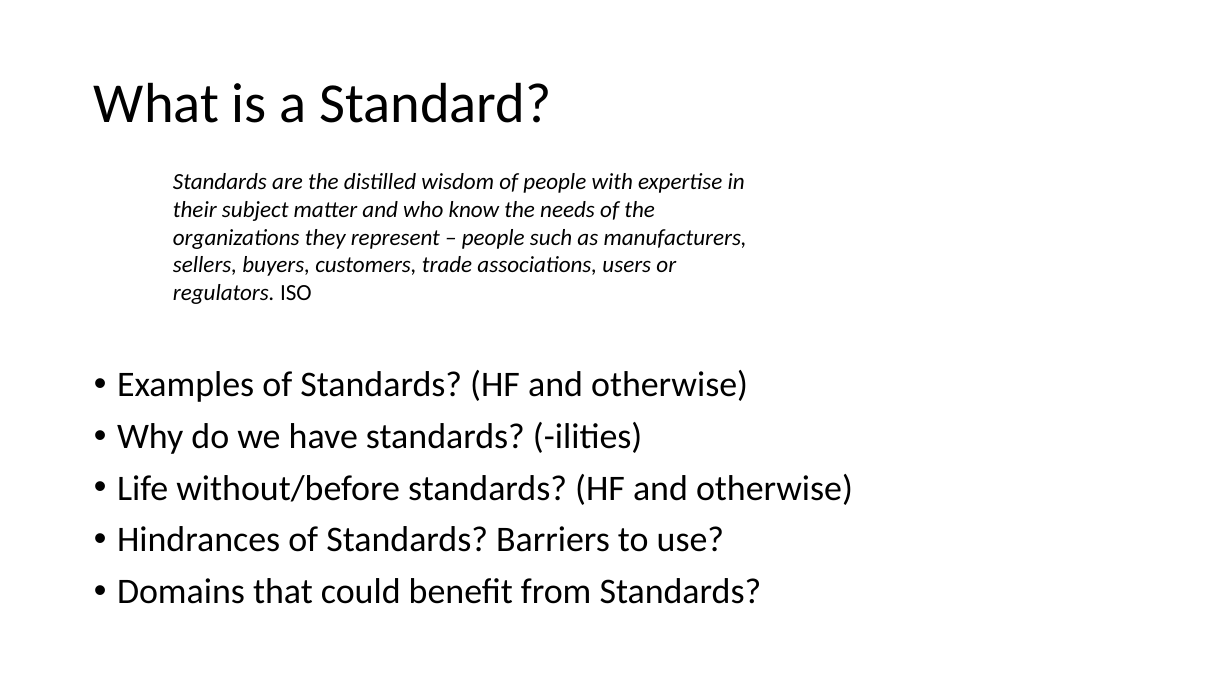
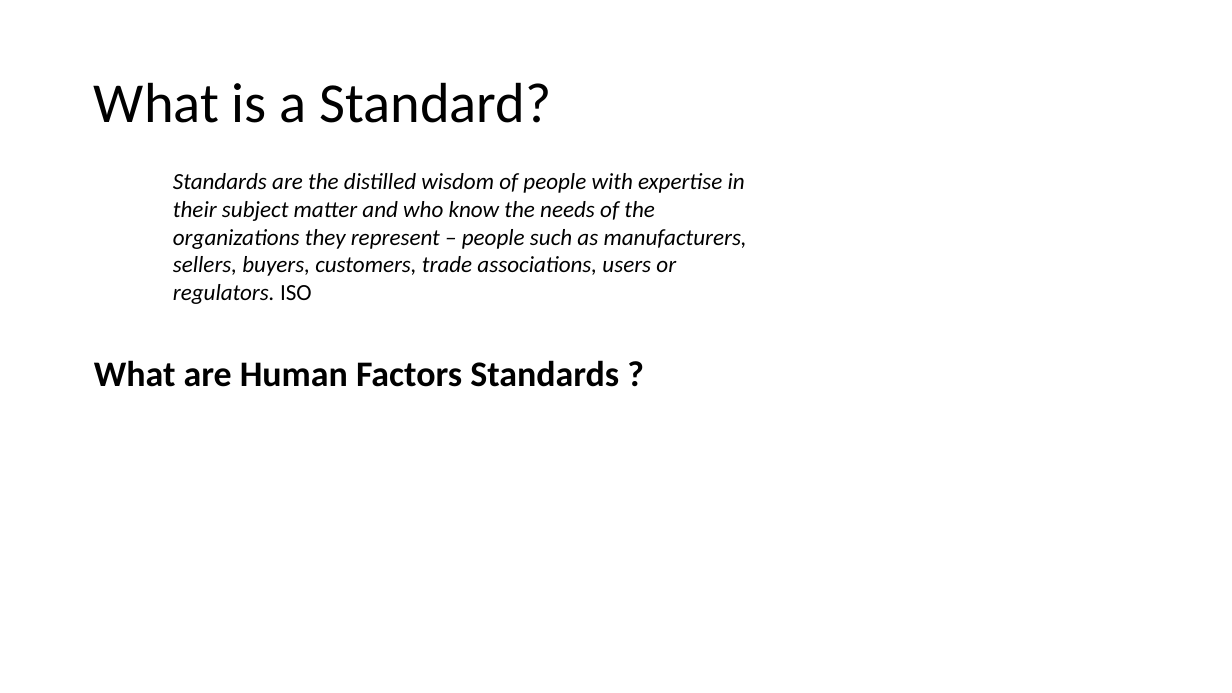
Before and after one commit to rogerlew/advanced-human-factors, a slide deck: slide 2 of readings/standards/Human Factors Standards.pptx. Drawn at 1232x693 pixels with LibreOffice and Linux fonts; fonts in the diff are those of the drawing. Boxes give left, top, right and bottom in pixels: in the first picture for what was removed or moved away, otherwise in the second. Text is boxed around its words. In the diff, an @@ line names an element or a change of style, - is before the commit and + after.

```diff
--- a/readings/standards/Human Factors Standards.pptx
+++ b/readings/standards/Human Factors Standards.pptx
@@ text at (94,360,619,387): text changed; bold on @@
-• Examples of Standards? (HF and otherwise)
-• Why do we have standards? (-ilities)
-• Life without/before standards? (HF and otherwise)
-• Hindrances of Standards? Barriers to use?
-• Domains that could benefit from Standards?
+What are Human Factors Standards ?
```
Also in this commit, not shown: 1 other slide changed, 4 slides added, 7 slides removed.
